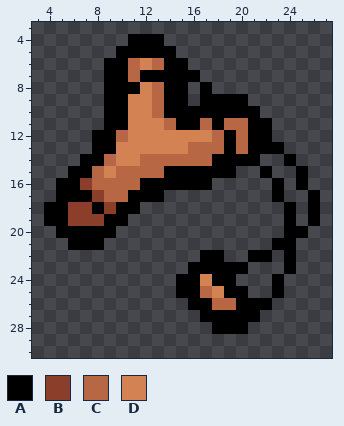
Pixel-art sprite, stored at resources/gfx/items/collectibles/Sling.png. Above is the file before it was changed.
The file is 32x32 pixels. Shown: x 3..27, y 3..30.
Palette (. is transparent): A #000000  B #8b3f2b  C #b76743  D #d38353
Pixels before, first column x 4:
 4 .......AAA.............
 5 ......AAAAA............
 6 .....AACDCAA...........
 7 .....AACAAAAA..........
 8 .....AAADCAA.A.........
 9 .....AADDCAA.AAAA......
10 .....AADDCAAAAAAAA.....
11 .....AADDDCAACACCAA....
12 ....AACDDDDDDDCACAA....
13 ....AADDDDDDCCCACAAA...
14 ...AACDDCCCCCCAAAA..A..
15 ..AACDCCCCAAAAAA..A..A.
16 .AABCCCCAAAAAA.....A.A.
17 .AAABCCAAA.........A..A
18 AABBABAA............A.A
19 AABBBAA.............A.A
20 .AAAAA..............AA.
21 ..AAA..............AA..
22 .............AA..AA.A..
23 ............AAAAA...A..
24 ...........AADAA...A...
25 ...........AACDAA..A...
26 ............AACCAAA....
27 .............AAAAA.....
28 ..............AAA......
After:
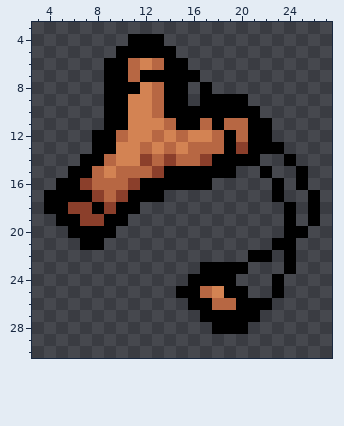
Difference:
The author put colour A in row 17 at x 4.
Colour B becomes colour A in row 19 at x 6.
Colour D becomes colour A in row 24 at x 17.
Colour C becomes colour B in row 13 at x 20; in row 14 at x 12, 14 and 17; in row 15 at x 13; in row 16 at x 11; in row 17 at x 10.
Colour D becomes colour C in row 12 at x 13 and 15; in row 13 at x 12 and 14.
Colour A is gone in row 19 at x 4; in row 20 at x 5; in row 21 at x 6; in row 22 at x 17 to 18; in row 23 at x 16; in row 24 at x 15.
Changed places in both pictures, as pixel boxes (x1, y1, x2, y2):
changed: (44, 130, 248, 250)
changed: (176, 250, 224, 286)
